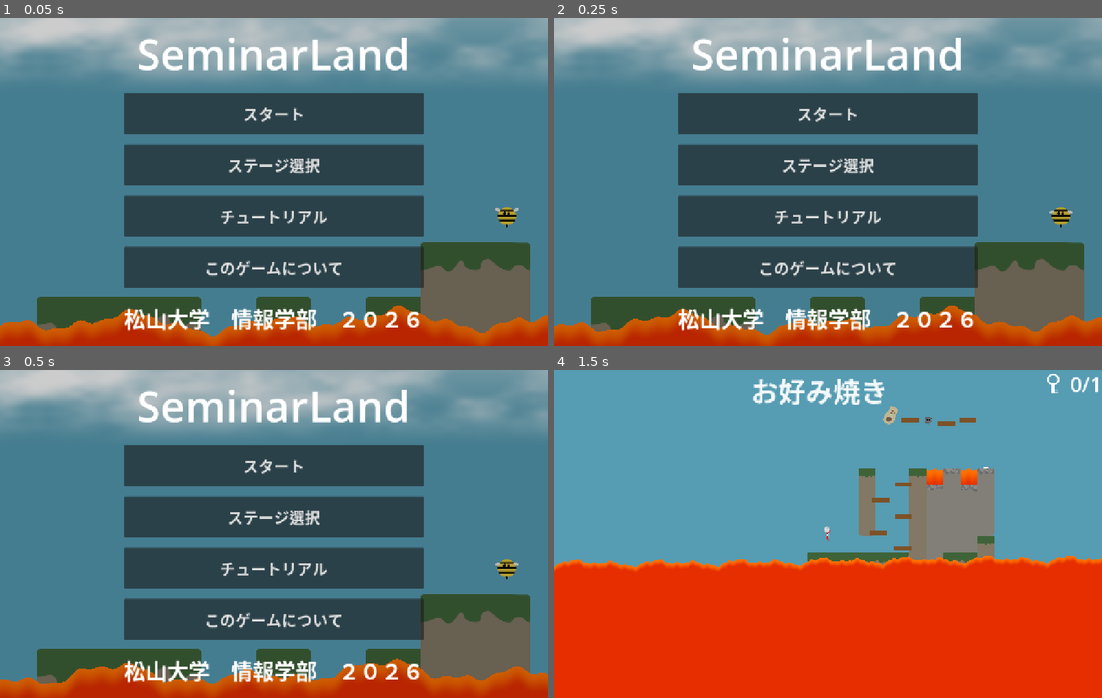
Above: before the commit, frames 1-4 (two rows, left to right).
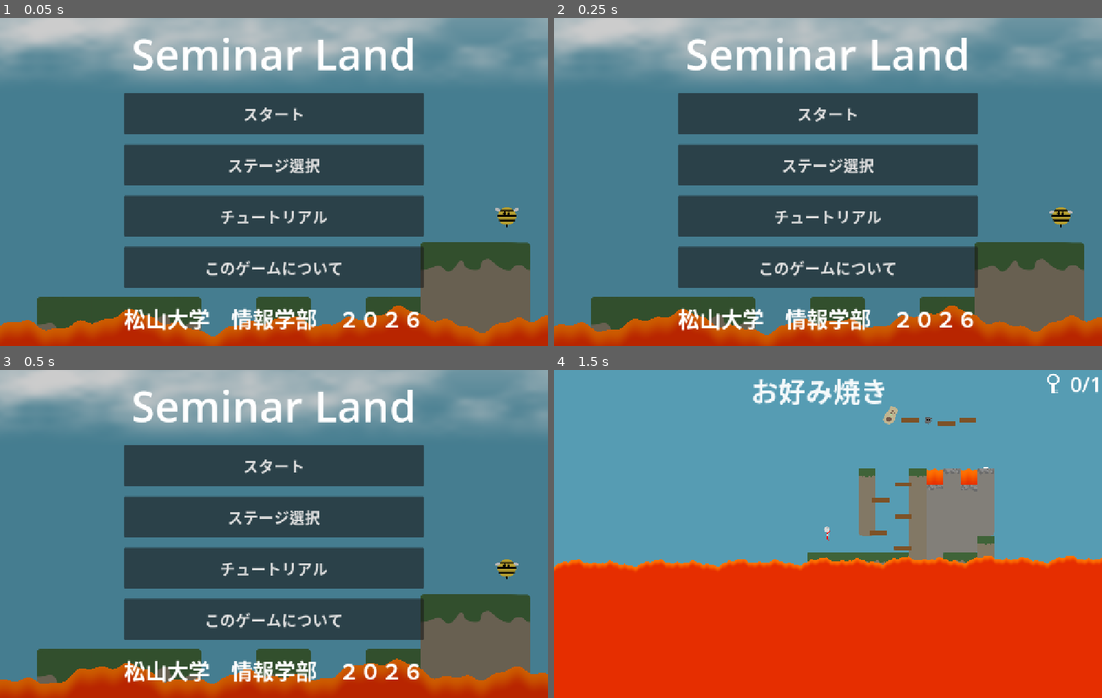
Above: after the commit, the same moments.

Repository: matsuyama-henrik-lab/seminar-land
Game: Godot game, scene res://world.tscn
The game is run twice, just before and just after one commit, with the same random seed, the same clock (stepped at 60 frames per second) and the same inputs.
Inputs (mouse positions are in pixels of both pictures, inside the frame that each line leads up to):
- Up to frame 1 (0.05 s): no input
- Up to frame 2 (0.25 s): no input
- Up to frame 3 (0.5 s): no input
- Up to frame 4 (1.5 s): click "スタート" at 0.5 s; tap Enter (ui_accept) at 1.25 s; move the mouse to (948, 517) at 1.27 s; hold Right (ui_right) from 1.28 s (still down); tap Shift at 1.35 s; click (948, 517) at 1.42 s

The runs differ from the first frame. In frame 1, 2.7% of the frame differs, in the area x 24-76%, y 6-17%; in frame 2, 2.7%; in frame 3, 2.7%; in frame 4, nothing differs.

Commit message:
docs: rename to "Seminar Land" and prefer standard kanji over kana
Rename the game title to "Seminar Land" everywhere it appears (project.godot,
README, docs site title, and the project-manager reference in the tutorial).
The Latin title avoids the kanji/encoding trouble seen in the Android export;
references to the 基礎セミナー *course* are left as-is.

Also replace excessive hiragana in the docs with the normal, standard kanji
first-year university students read without effort (一番, 簡単, 順番, 普通,
違う, 逆転, 楽しい, 消す, 回る, 空っぽ, 詳しい, 触る), keeping kana only for
genuinely soft/hard words.

Co-Authored-By: Claude Opus 4.8 <noreply@anthropic.com>

Diff:
--- a/project.godot
+++ b/project.godot
@@ -10,7 +10,7 @@
 
 [application]
 
-config/name="SeminarLand"
+config/name="Seminar Land"
 run/main_scene="uid://cn8muofn8v6xv"
 config/features=PackedStringArray("4.6", "Forward Plus")
 config/icon="res://icon.svg"
Not shown, changed: docs/_config.yml
Not shown, changed: README.md
Not shown, changed: docs/index.md
Not shown, changed: docs/items/bee.md
Not shown, changed: docs/items/cannon.md
Not shown, changed: docs/items/fireball.md
Not shown, changed: docs/items/garigari.md
Not shown, changed: docs/items/gravity_flip.md
Not shown, changed: docs/items/index.md
Not shown, changed: docs/items/key.md
Not shown, changed: docs/items/platform.md
Not shown, changed: docs/items/spring.md
(and 2 more such lines)
